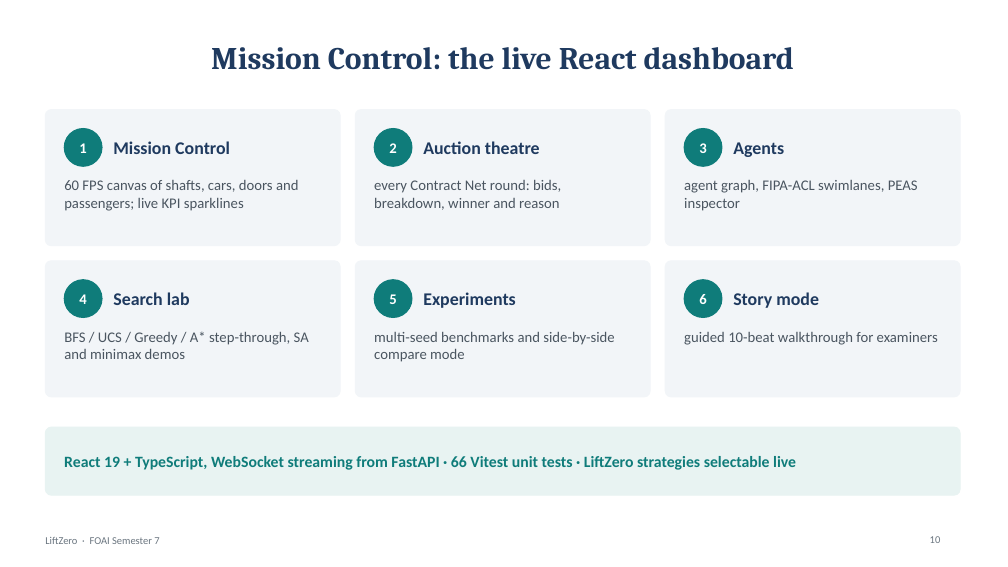
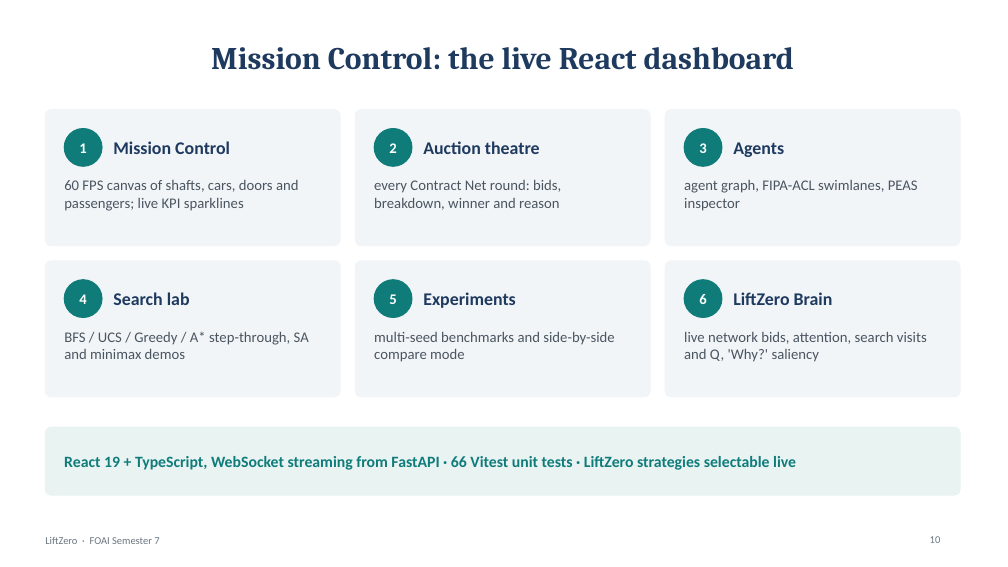
Before and after one commit to Adhikkesh/Multi-Agent-Smart-Elevator-Fleet-Coordinator, a slide deck: slide 10 of docs/LiftZero_Viva_Deck.pptx. Drawn at 1008x567 pixels with LibreOffice and Linux fonts; fonts in the diff are those of the drawing. Boxes give left, top, right and bottom in pixels: in the first picture for what was removed or moved away, otherwise in the second. Text is boxed around its words. In the diff, an @@ line names an element or a change of style, - is before the commit and + after.

```diff
--- a/docs/LiftZero_Viva_Deck.pptx
+++ b/docs/LiftZero_Viva_Deck.pptx
@@ text at [733, 292, 833, 305]: text changed @@
-Story mode
+LiftZero Brain
@@ text at [684, 332, 927, 362]: text changed @@
-guided 10-beat walkthrough for examiners
+live network bids, attention, search visits and Q, 'Why?' saliency
```
Also in this commit, not shown: 3 other slides changed, 3 other files.
